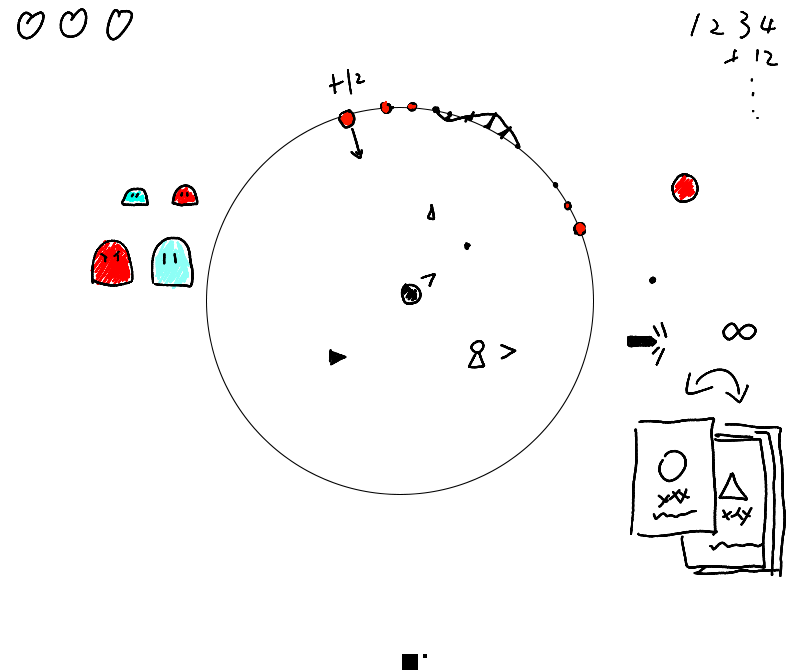
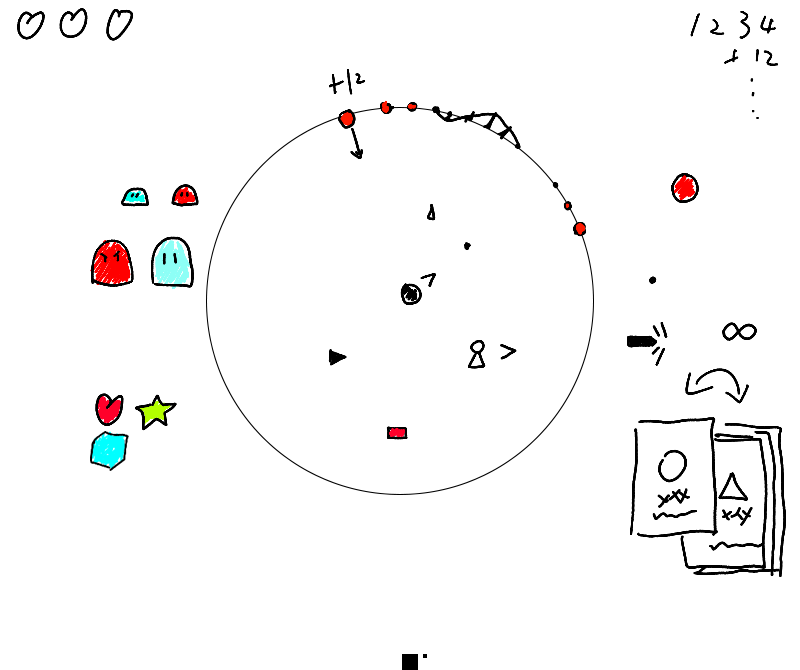
Revision of a layered 800×670 image; what changed, layer by layer:
added layer "图层 13" in group "画板 1" over [386, 426, 408, 440]
added layer "ice" in group "画板 1" over [90, 431, 129, 471]
added layer "star" in group "画板 1" over [135, 394, 177, 431]
renamed "图层 13" to "heart", painted on it over [95, 393, 124, 426]
